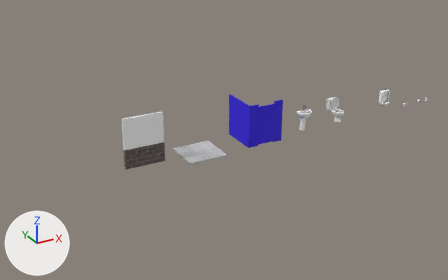
A saved change to the glTF model assets/homemade/Bathroom.glb.
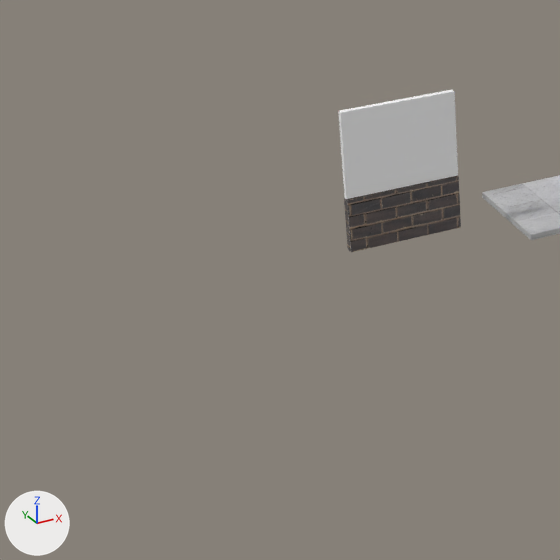
Old and new are each drawn whole from a 50 mm lens placed at (-21.38, -25.04, 12.9), pointed at (-7.35, 0.45, 0.15) and again close up on the part from 0% to 45% of the width and 28% to 100% of the height. Lighting does not change. The marker at lower left points along +X, +Y and +Z. The last two pictures show the newer version.

Script lines for the objects in view, before the commit:
```python
me_cube_001 = bpy.data.meshes.new('Cube.001')
me_cube_001.from_pydata(...)  # a box spanning x -1.0..1.0, y -1.0..1.0, z -0.05..0.05
me_cube_001.materials.append(mat_bathroom_floor_mat)  # picture img_bathroom_floor_texture
me_cube_002 = bpy.data.meshes.new('Cube.002')
me_cube_002.from_pydata(...)  # 20 vertices, 36 faces; spans x -1.0..1.0, y -0.06..0.09, z 0.0..2.5
me_cube_002.materials.append(mat_bathroom_wall_mat)  # picture img_bathroom_wall_texture
ob_bathroom_floor = bpy.data.objects.new('Bathroom_Floor', me_cube_001)
ob_bathroom_floor.location = (-8.97, 0.0, 0.0)
ob_bathroom_wall = bpy.data.objects.new('Bathroom_Wall', me_cube_002)
ob_bathroom_wall.location = (-11.86, -0.02, 0.01)
```
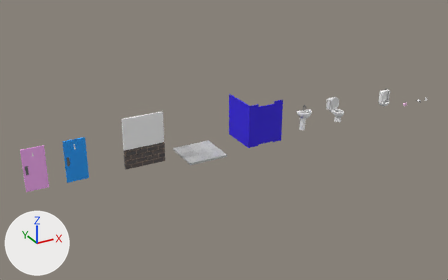
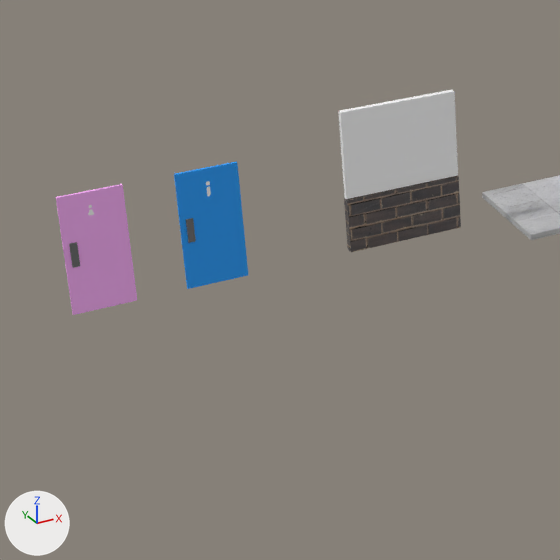
What differs and where, as boxes (x1, y1, x2, y2) in the close-ups (560 x 560 px):
'Bathroom_Door.001', added (pink)
    after: (56, 184, 137, 315)
    faces in mat_bathroom_door_mat_001 (picture img_bathroom_door_texture_001): (56, 184, 137, 315)
    faces in mat_bathroom_door_handle_mat_001 (grey #6f6f6f): (69, 242, 80, 268)
'Bathroom_Door', added (blue)
    after: (174, 161, 248, 289)
    faces in mat_bathroom_door_mat (picture img_bathroom_door_texture): (174, 161, 248, 289)
    faces in mat_bathroom_door_handle_mat (grey #6f6f6f): (186, 218, 196, 243)

What changed in the scene script:
```text
Add img_bathroom_door_texture_001:
    img_bathroom_door_texture_001 = load_image('Bathroom_Door_Texture.001', '_unpacked/Bathroom_Door_Texture.001', 1024, 1024, 'sRGB')
Add img_bathroom_door_texture:
    img_bathroom_door_texture = load_image('Bathroom_Door_Texture', '_unpacked/Bathroom_Door_Texture', 1024, 1024, 'sRGB')
Add mat_bathroom_door_handle_mat_001:
    mat_bathroom_door_handle_mat_001 = principled_material('Bathroom_Door_Handle_Mat.001')
    mat_bathroom_door_handle_mat_001.base_color = (0.159, 0.159, 0.159)  # grey #6f6f6f
Add mat_bathroom_door_mat_001:
    mat_bathroom_door_mat_001 = principled_material('Bathroom_Door_Mat.001')
    mat_bathroom_door_mat_001.texture = img_bathroom_door_texture_001
Add mat_bathroom_door_mat:
    mat_bathroom_door_mat = principled_material('Bathroom_Door_Mat')
    mat_bathroom_door_mat.texture = img_bathroom_door_texture
Add mat_bathroom_door_handle_mat:
    mat_bathroom_door_handle_mat = principled_material('Bathroom_Door_Handle_Mat')
    mat_bathroom_door_handle_mat.base_color = (0.159, 0.159, 0.159)  # grey #6f6f6f
Add me_cube_009:
    me_cube_009.from_pydata(...)  # 16 vertices, 24 faces; spans x -0.5..0.5, y -0.05..0.05, z -1.0..1.0
    # faces by material slot: [12, 12]
    me_cube_009.materials.append(mat_bathroom_door_mat_001)  # picture img_bathroom_door_texture_001
    me_cube_009.materials.append(mat_bathroom_door_handle_mat_001)  # grey #6f6f6f
Add me_cube_005:
    me_cube_005.from_pydata(...)  # 16 vertices, 24 faces; spans x -0.5..0.5, y -0.05..0.05, z -1.0..1.0
    # faces by material slot: [12, 12]
    me_cube_005.materials.append(mat_bathroom_door_mat)  # picture img_bathroom_door_texture
    me_cube_005.materials.append(mat_bathroom_door_handle_mat)  # grey #6f6f6f
Add ob_bathroom_door_001:
    ob_bathroom_door_001 = bpy.data.objects.new('Bathroom_Door.001', me_cube_009)
    ob_bathroom_door_001.location = (-16.92, -0.02, 1.0)
Add ob_bathroom_door:
    ob_bathroom_door = bpy.data.objects.new('Bathroom_Door', me_cube_005)
    ob_bathroom_door.location = (-15.11, -0.02, 1.0)
```
